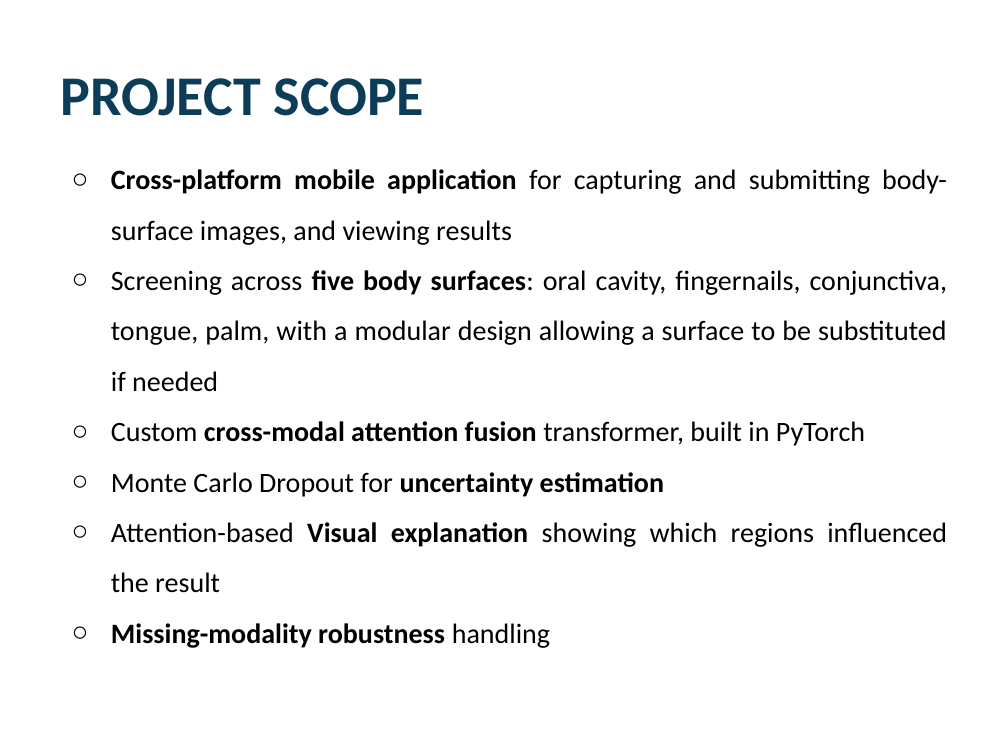
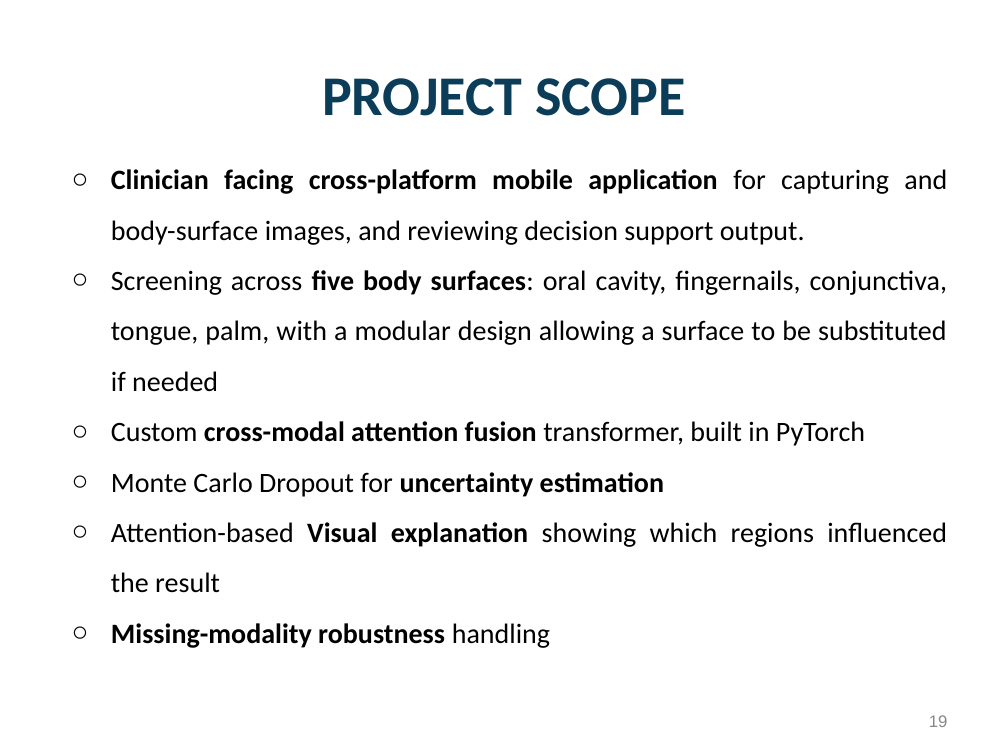
Before and after one commit to Jaffar-Kazmi/GLANCE, a slide deck: slide 19 of docs/proposal/slides.pptx. Drawn at 1008x756 pixels with LibreOffice and Linux fonts; fonts in the diff are those of the drawing; background and template pictures are left out. Boxes give left, top, right and bottom in pixels: in the first picture for what was removed or moved away, otherwise in the second. Text is boxed around its words. In the diff, an @@ line names an element or a change of style, - is before the commit and + after.

```diff
--- a/docs/proposal/slides.pptx
+++ b/docs/proposal/slides.pptx
@@ title "PROJECT SCOPE" at (x1=322, y1=78, x2=685, y2=116): alignment justified to centre @@
@@ text at (x1=111, y1=169, x2=947, y2=245): text changed @@
-○ Cross-platform mobile application for capturing and submitting body-surface images, and viewing results
+○ Clinician facing cross-platform mobile application for capturing and body-surface images, and reviewing decision support output.
@@ page number added at (x1=929, y1=715, x2=948, y2=727), 12 pt, text #888888 @@
+19
```
Also in this commit, not shown: 24 other slides changed, 5 slides added, 1 slide removed.
